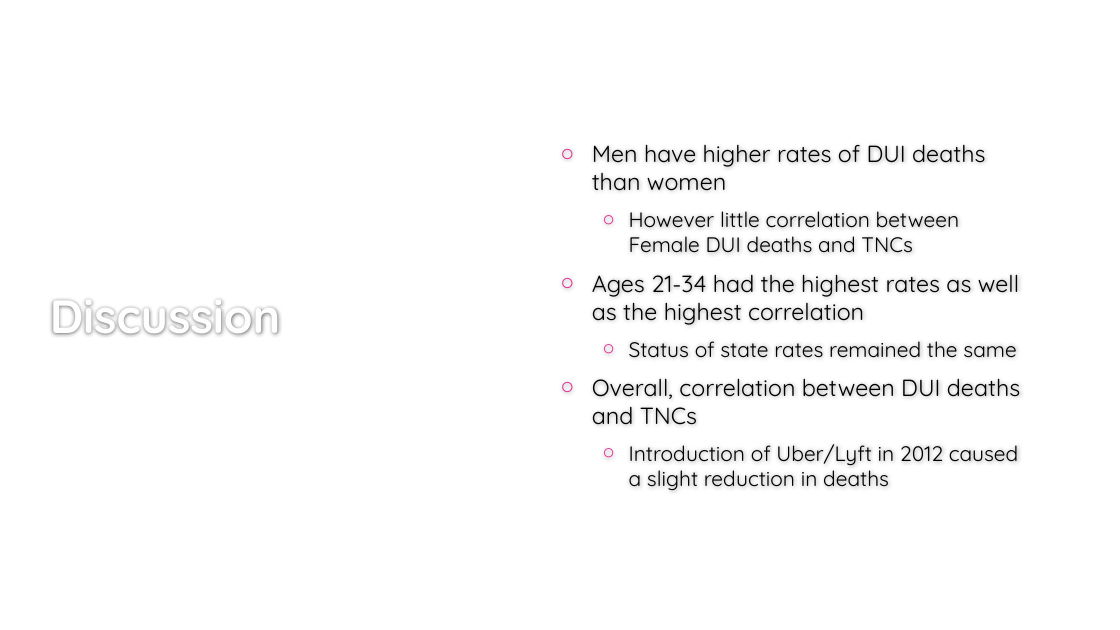
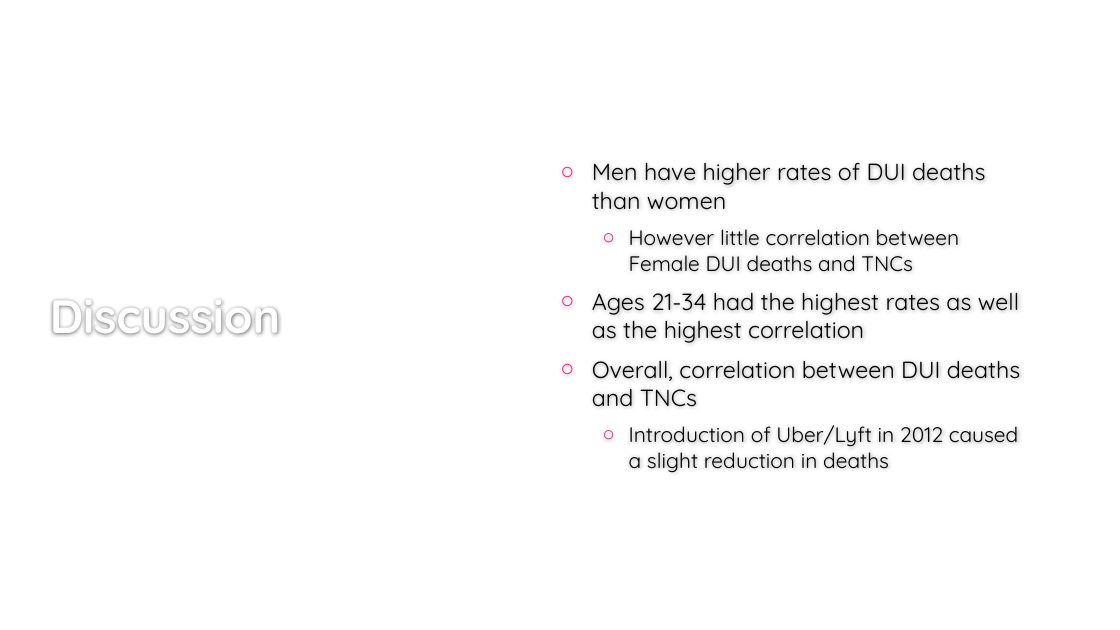
Before and after one commit to ajkim19/TNCs_and_DUI_Deaths, a slide deck: slide 17 of Project 1/Project-1.pptx. Drawn at 1120x630 pixels with LibreOffice and Linux fonts; fonts in the diff are those of the drawing; background and template pictures are left out. Boxes give left, top, right and bottom in pixels: in the first picture for what was removed or moved away, otherwise in the second. Text is boxed around its words. In the diff, an @@ line names an element or a change of style, - is before the commit and + after.

```diff
--- a/Project 1/Project-1.pptx
+++ b/Project 1/Project-1.pptx
@@ text at (x1=629, y1=341, x2=1016, y2=358): paragraph removed @@
-  ○ Status of state rates remained the same
```
Also in this commit, not shown: 9 other slides changed, 1 other file.
